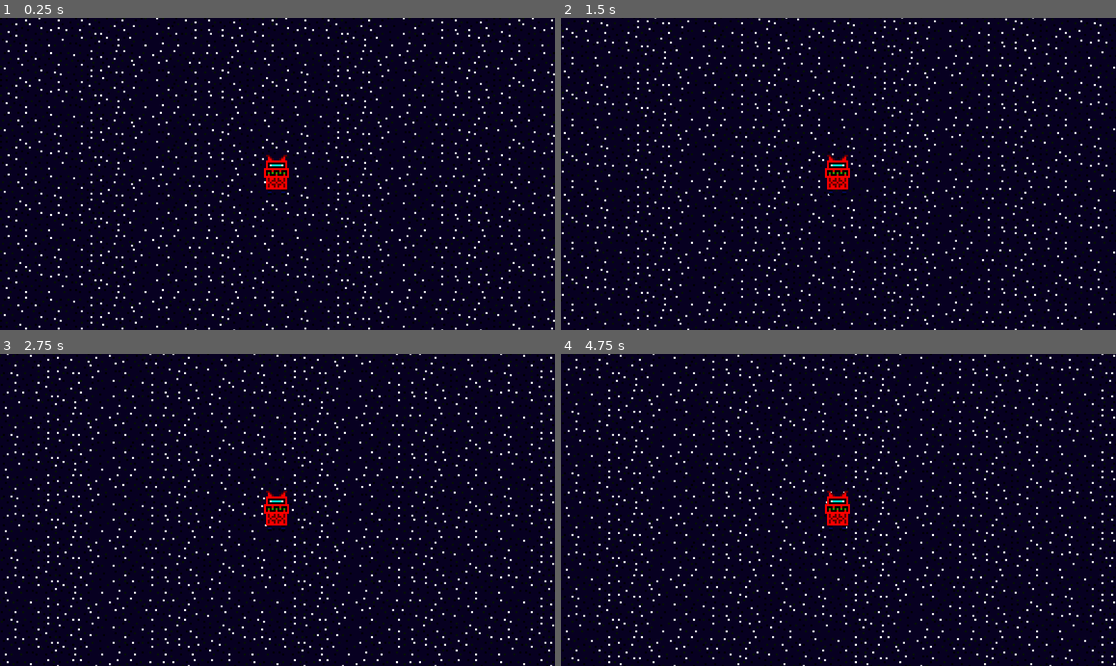
Above: before the commit, frames 1-4 (two rows, left to right).
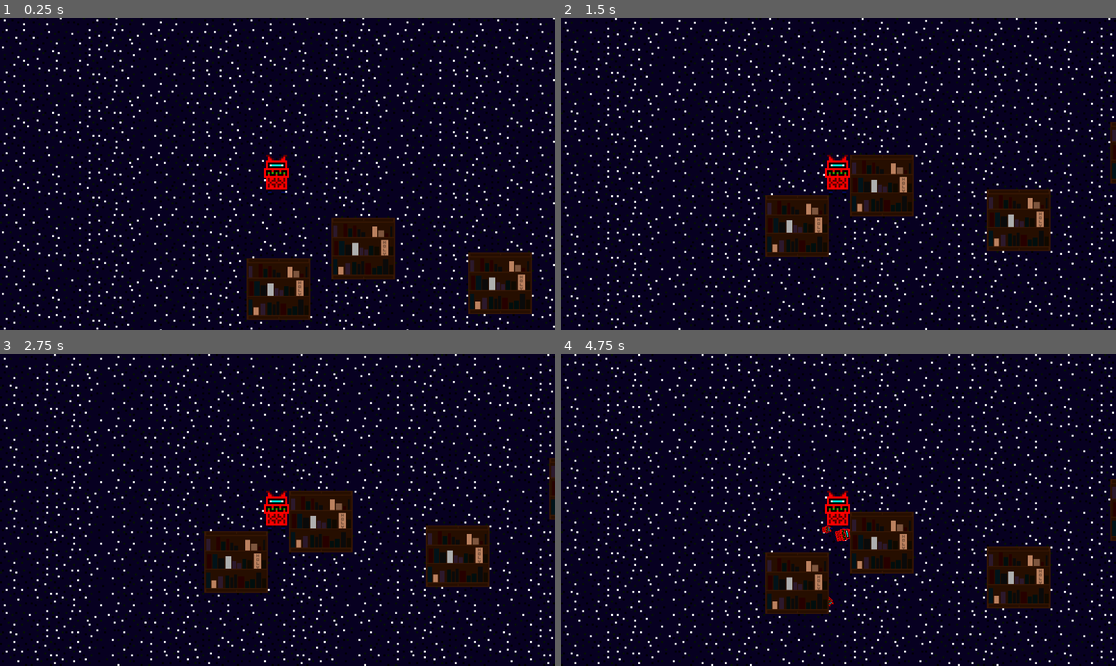
Above: after the commit, the same moments.

Repository: Alphen23498/repository1-txt
Game: Godot game, scene res://Floup/level_2.tscn
The game is run twice, just before and just after one commit, with the same random seed, the same clock (stepped at 60 frames per second) and the same inputs. This scene is started directly instead of the project's main scene.
Inputs:
- Up to frame 1 (0.25 s): no input
- Up to frame 2 (1.5 s): tap Enter (ui_accept) at 0.5 s; tap W (jump) at 0.77 s
- Up to frame 3 (2.75 s): tap W (jump) at 1.52 s
- Up to frame 4 (4.75 s): tap W (jump) at 3.02, 3.77, 4.52 s

The runs differ from the first frame. In frame 1, 21% of the frame differs, in the area x 0-100%, y 0-100%; in frame 2, 20%; in frame 3, 21%; in frame 4, 21%.

Commit message:
bfjgbuwbuwu

Diff:
--- a/Floup/level_1.tscn
+++ b/Floup/level_1.tscn
@@ -6,7 +6,8 @@
 [ext_resource type="PackedScene" uid="uid://qpiur157tqvh" path="res://Floup/kill_zone.tscn" id="4_7kt38"]
 [ext_resource type="PackedScene" uid="uid://dn2dy542e5hg4" path="res://Floup/planet.tscn" id="5_l1jkg"]
 [ext_resource type="PackedScene" uid="uid://d0lryi26yd36c" path="res://ship.tscn" id="6_ltlsd"]
-[ext_resource type="Script" uid="uid://mernhpwki5pt" path="res://Floup/kill_zone.gd" id="7_76jup"]
+[ext_resource type="Script" uid="uid://bcwgbqomarwm4" path="res://Floup/next_level.gd" id="7_n4r3w"]
+[ext_resource type="PackedScene" uid="uid://c5y78v23eotfx" path="res://Floup/level_2.tscn" id="8_ubg0r"]
 [ext_resource type="Texture2D" uid="uid://cicqo18yc6nvl" path="res://Assets/PORTAL.png" id="8_y2t0c"]
 
 [sub_resource type="RectangleShape2D" id="RectangleShape2D_tlwt5"]
@@ -89,7 +90,8 @@
 position = Vector2(1202, 115)
 
 [node name="NEXT LEVEL" type="Area2D" parent="." unique_id=1189951387]
-script = ExtResource("7_76jup")
+script = ExtResource("7_n4r3w")
+next_level = ExtResource("8_ubg0r")
 
 [node name="CollisionShape2D" type="CollisionShape2D" parent="NEXT LEVEL" unique_id=768887784]
 position = Vector2(1247.5, 30)
--- a/Floup/level_2.tscn
+++ b/Floup/level_2.tscn
@@ -4,23 +4,25 @@
 [ext_resource type="PackedScene" uid="uid://ckudr8chj1kgo" path="res://Floup/player.tscn" id="3_hyr8u"]
 [ext_resource type="PackedScene" uid="uid://qpiur157tqvh" path="res://Floup/kill_zone.tscn" id="4_75lbf"]
 [ext_resource type="PackedScene" uid="uid://d0lryi26yd36c" path="res://ship.tscn" id="6_2rd8c"]
+[ext_resource type="PackedScene" uid="uid://cee7stike722d" path="res://Floup/level_3.tscn" id="6_ql07h"]
+[ext_resource type="PackedScene" uid="uid://cb3xeyy2e4vpv" path="res://Floup/shelf.tscn" id="7_o6o8x"]
 [ext_resource type="Script" uid="uid://mernhpwki5pt" path="res://Floup/kill_zone.gd" id="7_sjwvu"]
 [ext_resource type="Texture2D" uid="uid://cicqo18yc6nvl" path="res://Assets/PORTAL.png" id="8_uc2yq"]
 
 [sub_resource type="RectangleShape2D" id="RectangleShape2D_tlwt5"]
 size = Vector2(1326.625, 20)
 
-[sub_resource type="RectangleShape2D" id="RectangleShape2D_lhtys"]
-size = Vector2(51, 60)
+[sub_resource type="RectangleShape2D" id="RectangleShape2D_o6o8x"]
+size = Vector2(25, 50)
 
-[node name="Level1" type="Node2D" unique_id=418265134]
+[node name="Level2" type="Node2D" unique_id=418265134]
 
 [node name="Background" type="Parallax2D" parent="." unique_id=346636672]
 repeat_size = Vector2(128, 32)
 repeat_times = 100
 
 [node name="Sprite2D" type="Sprite2D" parent="Background" unique_id=168178196]
-position = Vector2(0, -20)
+position = Vector2(-1, -31)
 texture = ExtResource("1_ql07h")
 
 [node name="Player" parent="." unique_id=915099845 instance=ExtResource("3_hyr8u")]
@@ -37,12 +39,63 @@
 
 [node name="NEXT LEVEL" type="Area2D" parent="." unique_id=1189951387]
 script = ExtResource("7_sjwvu")
+next_level = ExtResource("6_ql07h")
 
 [node name="CollisionShape2D" type="CollisionShape2D" parent="NEXT LEVEL" unique_id=768887784]
-position = Vector2(1247.5, 30)
-shape = SubResource("RectangleShape2D_lhtys")
+position = Vector2(1241.5, 36)
+shape = SubResource("RectangleShape2D_o6o8x")
 
 [node name="Sprite2D" type="Sprite2D" parent="NEXT LEVEL" unique_id=1441844004]
-position = Vector2(1247.5, 30)
+position = Vector2(1244.0001, 31)
 scale = Vector2(0.79687357, 0.9375)
 texture = ExtResource("8_uc2yq")
+
+[node name="StaticBody2D" type="StaticBody2D" parent="." unique_id=346359316]
+
+[node name="StaticBody2D2" parent="." unique_id=19338825 instance=ExtResource("7_o6o8x")]
+position = Vector2(1, -7)
+
+[node name="StaticBody2D15" parent="." unique_id=1255475072 instance=ExtResource("7_o6o8x")]
+position = Vector2(1, -7)
+
+[node name="StaticBody2D18" parent="." unique_id=2014997599 instance=ExtResource("7_o6o8x")]
+position = Vector2(1020, 58)
+
+[node name="StaticBody2D16" parent="." unique_id=1642663983 instance=ExtResource("7_o6o8x")]
+position = Vector2(935, 75)
+
+[node name="StaticBody2D17" parent="." unique_id=1659363496 instance=ExtResource("7_o6o8x")]
+position = Vector2(823, 79)
+
+[node name="StaticBody2D11" parent="." unique_id=481302752 instance=ExtResource("7_o6o8x")]
+position = Vector2(764, 58)
+
+[node name="StaticBody2D12" parent="." unique_id=691657835 instance=ExtResource("7_o6o8x")]
+position = Vector2(689, -78)
+
+[node name="StaticBody2D13" parent="." unique_id=1537348158 instance=ExtResource("7_o6o8x")]
+position = Vector2(634, -32)
+
+[node name="StaticBody2D14" parent="." unique_id=2073756212 instance=ExtResource("7_o6o8x")]
+position = Vector2(578, 4)
+
+[node name="StaticBody2D4" parent="." unique_id=1957621736 instance=ExtResource("7_o6o8x")]
+position = Vector2(492, 21)
+
+[node name="StaticBody2D5" parent="." unique_id=1203284617 instance=ExtResource("7_o6o8x")]
+position = Vector2(383, 7)
+
+[node name="StaticBody2D6" parent="." unique_id=1101590880 instance=ExtResource("7_o6o8x")]
+position = Vector2(289, -106)
+
+[node name="StaticBody2D7" parent="." unique_id=2026192828 instance=ExtResource("7_o6o8x")]
+position = Vector2(235, -72)
+
+[node name="StaticBody2D9" parent="." unique_id=765021089 instance=ExtResource("7_o6o8x")]
+position = Vector2(180, -45)
+
+[node name="StaticBody2D10" parent="." unique_id=1184378709 instance=ExtResource("7_o6o8x")]
+position = Vector2(116, -10)
+
+[node name="StaticBody2D3" parent="." unique_id=629035539 instance=ExtResource("7_o6o8x")]
+position = Vector2(45, -28)
--- /dev/null
+++ b/Floup/level_3.tscn
@@ -0,0 +1,48 @@
+[gd_scene format=3 uid="uid://cee7stike722d"]
+
+[ext_resource type="Texture2D" uid="uid://bpw7qaonjcbdm" path="res://Assets/Background.png" id="1_nlxds"]
+[ext_resource type="PackedScene" uid="uid://ckudr8chj1kgo" path="res://Floup/player.tscn" id="2_bwlyf"]
+[ext_resource type="PackedScene" uid="uid://qpiur157tqvh" path="res://Floup/kill_zone.tscn" id="3_gesor"]
+[ext_resource type="PackedScene" uid="uid://d0lryi26yd36c" path="res://ship.tscn" id="4_xkpkc"]
+[ext_resource type="Script" uid="uid://mernhpwki5pt" path="res://Floup/kill_zone.gd" id="5_tp6qp"]
+[ext_resource type="Texture2D" uid="uid://cicqo18yc6nvl" path="res://Assets/PORTAL.png" id="6_umlwg"]
+
+[sub_resource type="RectangleShape2D" id="RectangleShape2D_tlwt5"]
+size = Vector2(1326.625, 20)
+
+[sub_resource type="RectangleShape2D" id="RectangleShape2D_lhtys"]
+size = Vector2(51, 60)
+
+[node name="Level1" type="Node2D" unique_id=418265134]
+
+[node name="Background" type="Parallax2D" parent="." unique_id=346636672]
+repeat_size = Vector2(128, 32)
+repeat_times = 100
+
+[node name="Sprite2D" type="Sprite2D" parent="Background" unique_id=168178196]
+position = Vector2(0, -20)
+texture = ExtResource("1_nlxds")
+
+[node name="Player" parent="." unique_id=915099845 instance=ExtResource("2_bwlyf")]
+position = Vector2(0, -100)
+
+[node name="KillZone" parent="." unique_id=910027438 instance=ExtResource("3_gesor")]
+
+[node name="CollisionShape2D" type="CollisionShape2D" parent="KillZone" unique_id=270964519]
+position = Vector2(530.6875, 125)
+shape = SubResource("RectangleShape2D_tlwt5")
+
+[node name="StaticBody2D8" parent="." unique_id=1162348305 instance=ExtResource("4_xkpkc")]
+position = Vector2(1202, 115)
+
+[node name="NEXT LEVEL" type="Area2D" parent="." unique_id=1189951387]
+script = ExtResource("5_tp6qp")
+
+[node name="CollisionShape2D" type="CollisionShape2D" parent="NEXT LEVEL" unique_id=768887784]
+position = Vector2(1247.5, 30)
+shape = SubResource("RectangleShape2D_lhtys")
+
+[node name="Sprite2D" type="Sprite2D" parent="NEXT LEVEL" unique_id=1441844004]
+position = Vector2(1247.5, 30)
+scale = Vector2(0.79687357, 0.9375)
+texture = ExtResource("6_umlwg")
--- /dev/null
+++ b/Floup/level_4.tscn
@@ -0,0 +1,48 @@
+[gd_scene format=3 uid="uid://c4pkfn8lv631"]
+
+[ext_resource type="Texture2D" uid="uid://bpw7qaonjcbdm" path="res://Assets/Background.png" id="1_t38hm"]
+[ext_resource type="PackedScene" uid="uid://ckudr8chj1kgo" path="res://Floup/player.tscn" id="2_bpkkr"]
+[ext_resource type="PackedScene" uid="uid://qpiur157tqvh" path="res://Floup/kill_zone.tscn" id="3_h3ail"]
+[ext_resource type="PackedScene" uid="uid://d0lryi26yd36c" path="res://ship.tscn" id="4_5avtj"]
+[ext_resource type="Script" uid="uid://mernhpwki5pt" path="res://Floup/kill_zone.gd" id="5_32bvm"]
+[ext_resource type="Texture2D" uid="uid://cicqo18yc6nvl" path="res://Assets/PORTAL.png" id="6_j1ms5"]
+
+[sub_resource type="RectangleShape2D" id="RectangleShape2D_tlwt5"]
+size = Vector2(1326.625, 20)
+
+[sub_resource type="RectangleShape2D" id="RectangleShape2D_lhtys"]
+size = Vector2(51, 60)
+
+[node name="Level1" type="Node2D" unique_id=418265134]
+
+[node name="Background" type="Parallax2D" parent="." unique_id=346636672]
+repeat_size = Vector2(128, 32)
+repeat_times = 100
+
+[node name="Sprite2D" type="Sprite2D" parent="Background" unique_id=168178196]
+position = Vector2(0, -20)
+texture = ExtResource("1_t38hm")
+
+[node name="Player" parent="." unique_id=915099845 instance=ExtResource("2_bpkkr")]
+position = Vector2(0, -100)
+
+[node name="KillZone" parent="." unique_id=910027438 instance=ExtResource("3_h3ail")]
+
+[node name="CollisionShape2D" type="CollisionShape2D" parent="KillZone" unique_id=270964519]
+position = Vector2(530.6875, 125)
+shape = SubResource("RectangleShape2D_tlwt5")
+
+[node name="StaticBody2D8" parent="." unique_id=1162348305 instance=ExtResource("4_5avtj")]
+position = Vector2(1202, 115)
+
+[node name="NEXT LEVEL" type="Area2D" parent="." unique_id=1189951387]
+script = ExtResource("5_32bvm")
+
+[node name="CollisionShape2D" type="CollisionShape2D" parent="NEXT LEVEL" unique_id=768887784]
+position = Vector2(1247.5, 30)
+shape = SubResource("RectangleShape2D_lhtys")
+
+[node name="Sprite2D" type="Sprite2D" parent="NEXT LEVEL" unique_id=1441844004]
+position = Vector2(1247.5, 30)
+scale = Vector2(0.79687357, 0.9375)
+texture = ExtResource("6_j1ms5")
--- /dev/null
+++ b/Floup/level_5.tscn
@@ -0,0 +1,48 @@
+[gd_scene format=3 uid="uid://cqw3xr3hfupb3"]
+
+[ext_resource type="Texture2D" uid="uid://bpw7qaonjcbdm" path="res://Assets/Background.png" id="1_3mve8"]
+[ext_resource type="PackedScene" uid="uid://ckudr8chj1kgo" path="res://Floup/player.tscn" id="2_qrmaw"]
+[ext_resource type="PackedScene" uid="uid://qpiur157tqvh" path="res://Floup/kill_zone.tscn" id="3_8mdxo"]
+[ext_resource type="PackedScene" uid="uid://d0lryi26yd36c" path="res://ship.tscn" id="4_man26"]
+[ext_resource type="Script" uid="uid://mernhpwki5pt" path="res://Floup/kill_zone.gd" id="5_p7m27"]
+[ext_resource type="Texture2D" uid="uid://cicqo18yc6nvl" path="res://Assets/PORTAL.png" id="6_fo34j"]
+
+[sub_resource type="RectangleShape2D" id="RectangleShape2D_tlwt5"]
+size = Vector2(1326.625, 20)
+
+[sub_resource type="RectangleShape2D" id="RectangleShape2D_lhtys"]
+size = Vector2(51, 60)
+
+[node name="Level1" type="Node2D" unique_id=418265134]
+
+[node name="Background" type="Parallax2D" parent="." unique_id=346636672]
+repeat_size = Vector2(128, 32)
+repeat_times = 100
+
+[node name="Sprite2D" type="Sprite2D" parent="Background" unique_id=168178196]
+position = Vector2(0, -20)
+texture = ExtResource("1_3mve8")
+
+[node name="Player" parent="." unique_id=915099845 instance=ExtResource("2_qrmaw")]
+position = Vector2(0, -100)
+
+[node name="KillZone" parent="." unique_id=910027438 instance=ExtResource("3_8mdxo")]
+
+[node name="CollisionShape2D" type="CollisionShape2D" parent="KillZone" unique_id=270964519]
+position = Vector2(530.6875, 125)
+shape = SubResource("RectangleShape2D_tlwt5")
+
+[node name="StaticBody2D8" parent="." unique_id=1162348305 instance=ExtResource("4_man26")]
+position = Vector2(1202, 115)
+
+[node name="NEXT LEVEL" type="Area2D" parent="." unique_id=1189951387]
+script = ExtResource("5_p7m27")
+
+[node name="CollisionShape2D" type="CollisionShape2D" parent="NEXT LEVEL" unique_id=768887784]
+position = Vector2(1247.5, 30)
+shape = SubResource("RectangleShape2D_lhtys")
+
+[node name="Sprite2D" type="Sprite2D" parent="NEXT LEVEL" unique_id=1441844004]
+position = Vector2(1247.5, 30)
+scale = Vector2(0.79687357, 0.9375)
+texture = ExtResource("6_fo34j")
--- /dev/null
+++ b/Floup/next_level.gd
@@ -0,0 +1,10 @@
+extends Area2D
+
+@export var next_level: PackedScene
+
+func _ready() -> void:
+	body_entered.connect(_on_body_entered)
+
+func _on_body_entered(body: Node2D) -> void:
+	if body is Player:
+		get_tree().change_scene_to_packed(next_level)
--- /dev/null
+++ b/Floup/shelf.tscn
@@ -0,0 +1,17 @@
+[gd_scene format=3 uid="uid://cb3xeyy2e4vpv"]
+
+[ext_resource type="Texture2D" uid="uid://cqttgynuiap6p" path="res://Assets/bookshelf.png" id="1_nd7i3"]
+
+[sub_resource type="RectangleShape2D" id="RectangleShape2D_epypp"]
+size = Vector2(33, 32)
+
+[node name="StaticBody2D" type="StaticBody2D" unique_id=19338825]
+
+[node name="Sprite2D" type="Sprite2D" parent="." unique_id=1079713762]
+position = Vector2(-0.50000095, 9.536743e-07)
+scale = Vector2(0.515625, 0.49999997)
+texture = ExtResource("1_nd7i3")
+
+[node name="CollisionShape2D" type="CollisionShape2D" parent="." unique_id=363397598]
+position = Vector2(-0.5, 0)
+shape = SubResource("RectangleShape2D_epypp")
Binary file added: Assets/MUSHROOM.png
Not shown, added: Assets/MUSHROOM.png.import
Binary file added: Assets/bookshelf.png
Not shown, added: Assets/bookshelf.png.import
Not shown, added: Floup/next_level.gd.uid
Binary file added: MUSHROOM.png
Not shown, added: MUSHROOM.png.import
